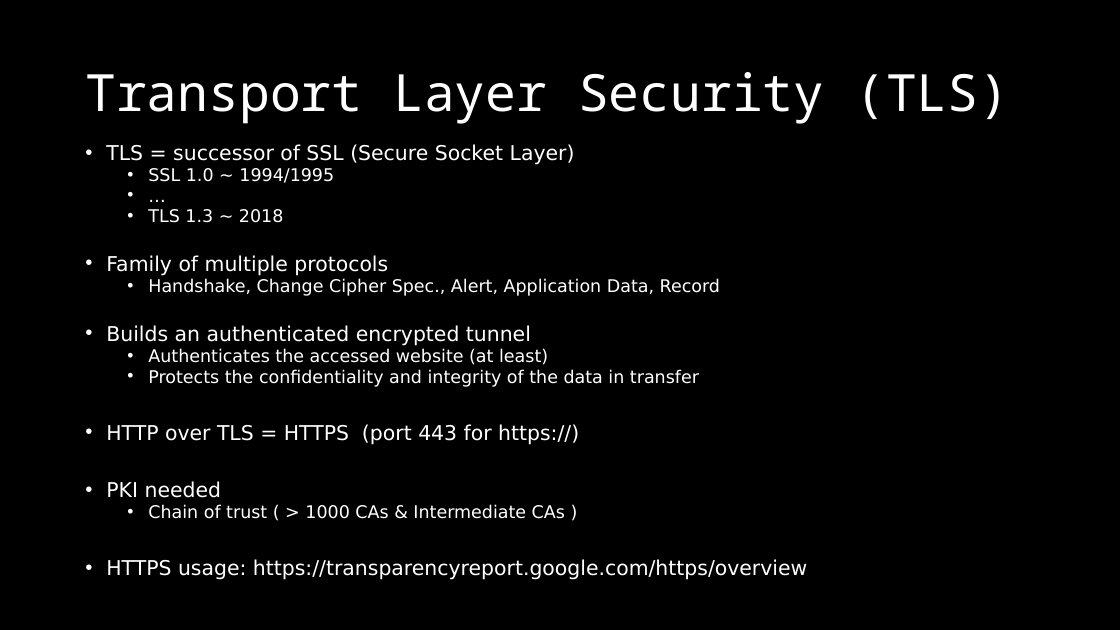
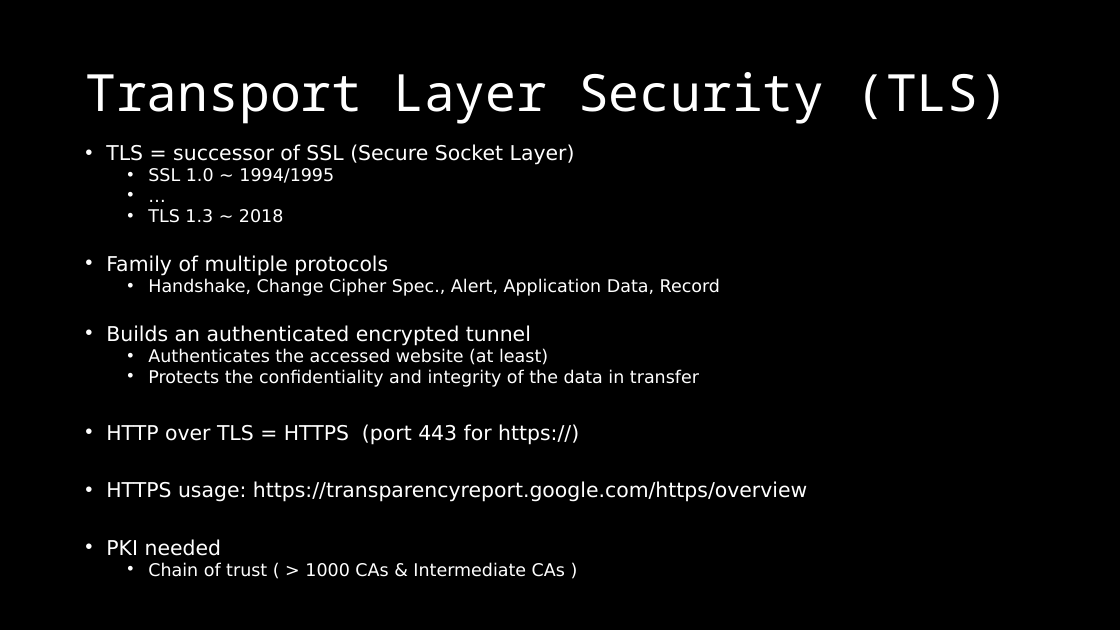
Before and after one commit to dschwarz91/websec-lecture, a slide deck: slide 13 of slides/X_Revision_Day_1.pptx. Drawn at 1120x630 pixels with LibreOffice and Linux fonts; fonts in the diff are those of the drawing. Boxes give left, top, right and bottom in pixels: in the first picture for what was removed or moved away, otherwise in the second. Text is boxed around its words. In the diff, an @@ line names an element or a change of style, - is before the commit and + after.

```diff
--- a/slides/X_Revision_Day_1.pptx
+++ b/slides/X_Revision_Day_1.pptx
@@ text at <box>106,481,807,502</box>: paragraph added @@
+• HTTPS usage: https://transparencyreport.google.com/https/overview
@@ text at <box>106,559,807,580</box>: paragraph removed @@
-• HTTPS usage: https://transparencyreport.google.com/https/overview
```
Also in this commit, not shown: 3 other slides changed, 2 other files.
